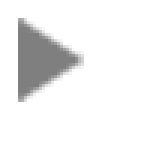
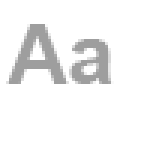
Before/after of a 144 x 144 layered artwork. What changed in the layer stack:
renamed "Aa" to "Aa copy", showed it, opacity 50% → 38%, painted on it over [left=6, top=24, right=114, bottom=84]
hid "play" (1st of 4, in "hidpi" › "nightmode copy") over [left=18, top=18, right=84, bottom=102]
